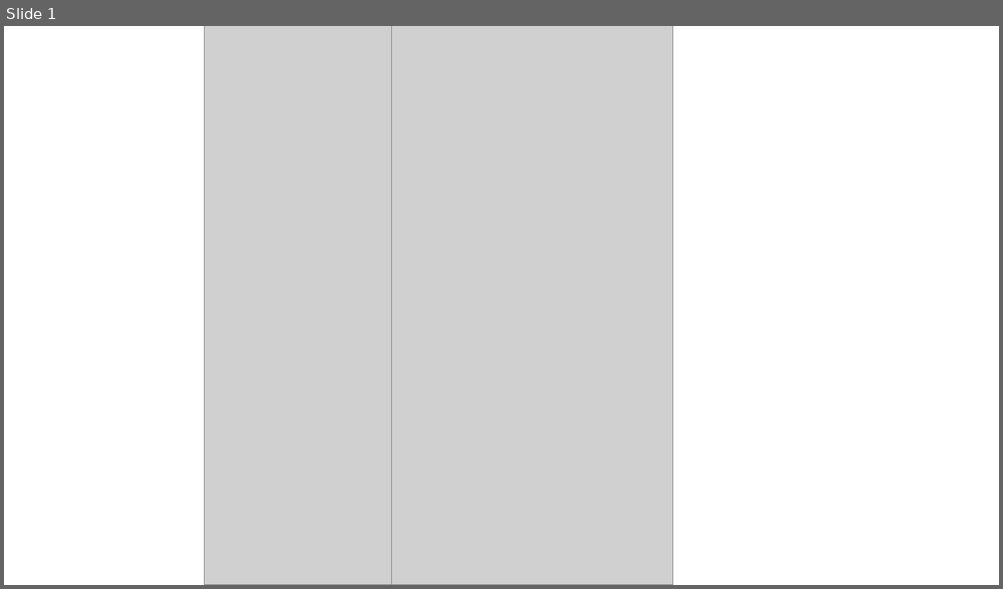
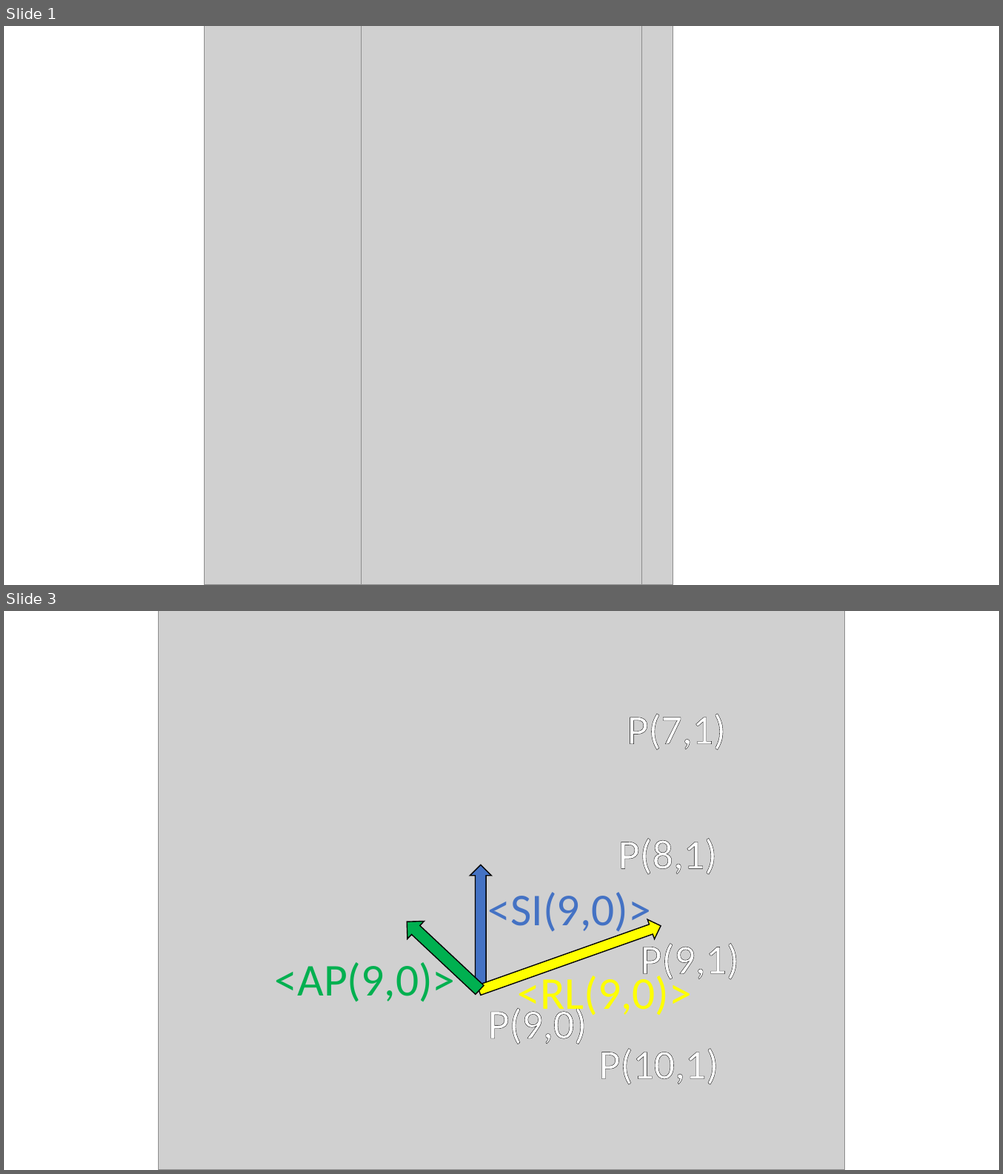
Before and after one commit to BenChurch/Fall2016, a slide deck: SPIE2017/FullPaperImages/FigureConstruction.pptx. Shown one above the other, each under a label of ours: slide 1 before the commit, slides 1 and 3 after it; the slides between them are not shown. The pictures are 1003x589 and 1003x1174 pixels, drawn with LibreOffice and Linux fonts; fonts in the diff are those of the drawing; grey boxes stand for pictures. Boxes give left, top, right and bottom in pixels: in the first picture for what was removed or moved away, otherwise in the second. Text is boxed around its words. In the diff, an @@ line names an element or a change of style, - is before the commit and + after.

```diff
--- a/SPIE2017/FullPaperImages/FigureConstruction.pptx
+++ b/SPIE2017/FullPaperImages/FigureConstruction.pptx
@@ slide 3 added at bbox=[4, 611, 999, 1170], background #FFFFFF @@
@@ picture added at bbox=[159, 611, 845, 1170] @@
@@ text added at bbox=[627, 713, 726, 750], 40 pt, text #FFFFFF @@
+P(7,1)
@@ text added at bbox=[618, 838, 717, 874], 40 pt, text #FFFFFF @@
+P(8,1)
@@ up arrow added at bbox=[469, 866, 491, 991], fill #4472C4, outline #000000 1 pt @@
@@ text added at bbox=[488, 892, 651, 937], 44 pt, text #4472C4 @@
+<SI(9,0)>
@@ left arrow added at bbox=[398, 913, 488, 999], fill #00B050, outline #000000 1 pt @@
@@ right arrow added at bbox=[475, 917, 665, 1001], fill #FFFF00, outline #000000 1 pt @@
@@ text added at bbox=[640, 939, 739, 983], 40 pt, text #FFFFFF @@
+P(9,1)
@@ text added at bbox=[275, 958, 455, 1002], 44 pt, text #00B050 @@
+<AP(9,0)>
@@ text added at bbox=[517, 971, 691, 1020], 44 pt, text #FFFF00 @@
+<RL(9,0)>
@@ text added at bbox=[488, 1004, 586, 1045], 40 pt, text #FFFFFF @@
+P(9,0)
@@ text added at bbox=[599, 1048, 719, 1085], 40 pt, text #FFFFFF @@
+P(10,1)
@@ slide 1 changed as well @@
@@ picture added at bbox=[361, 26, 642, 585] @@
```
Also in this commit, not shown: 2 other slides added, 1 slide removed, 7 other files.
